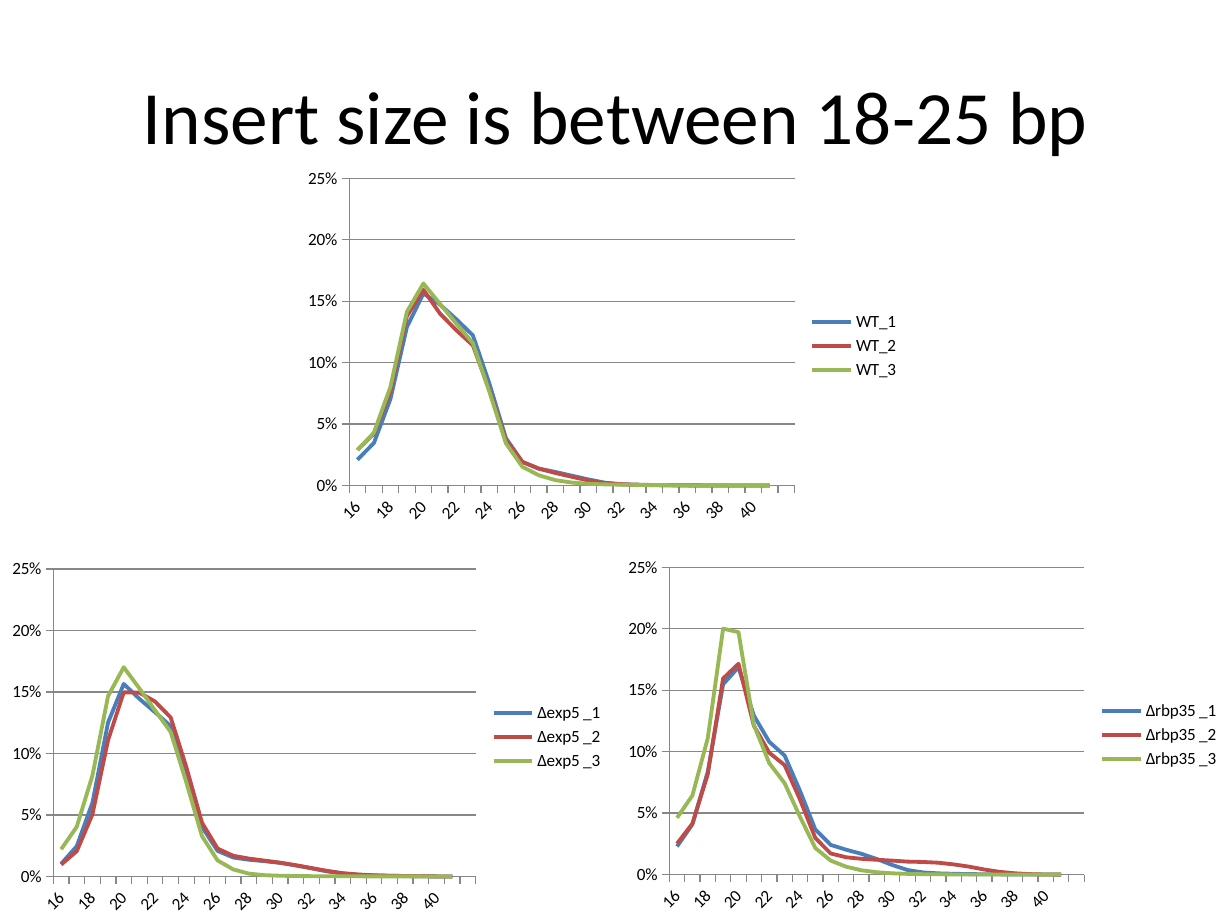
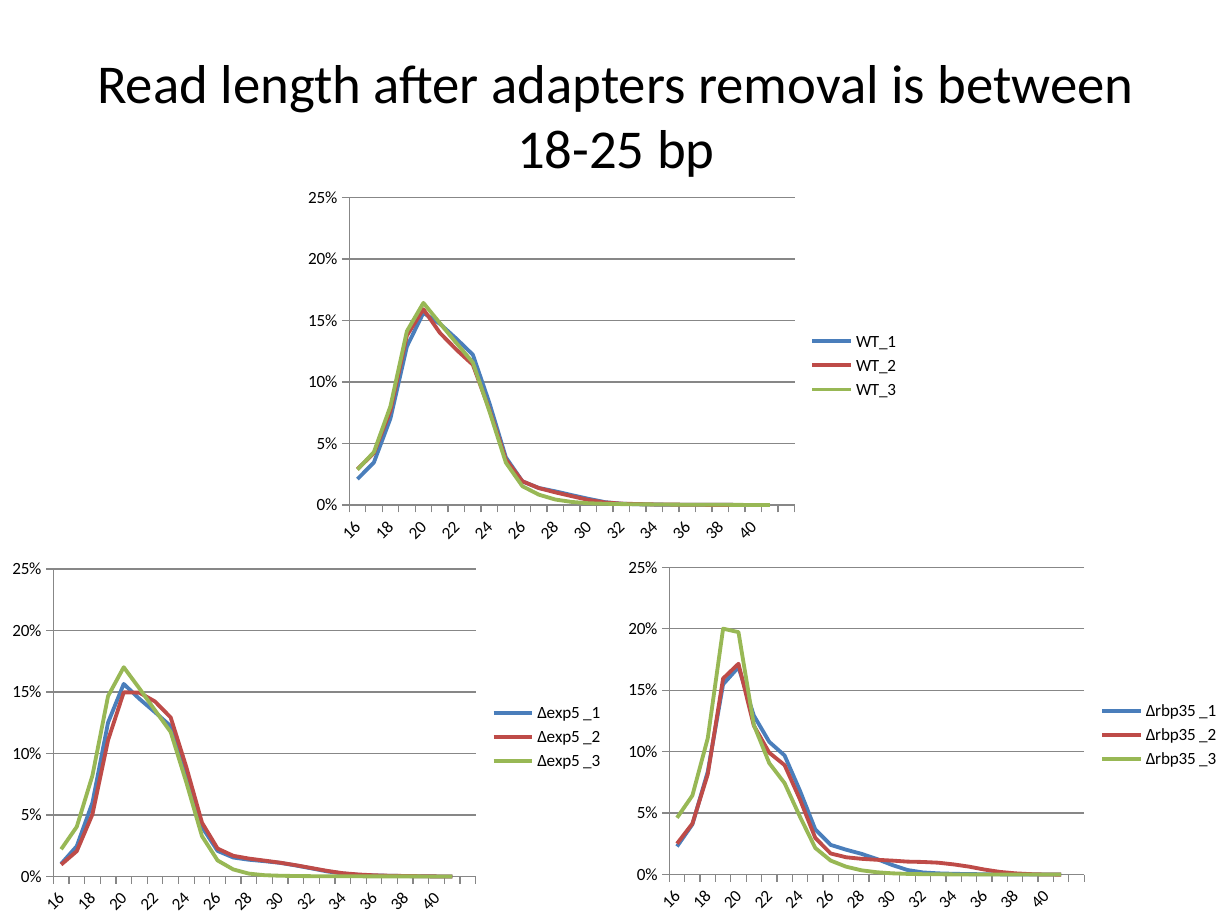
Before and after one commit to wilkinsonlab/m-oryzae-polya, a slide deck: slide 11 of doc/small/small_presentation.pptx (slide 12 before the commit). Drawn at 1232x924 pixels with LibreOffice and Linux fonts; fonts in the diff are those of the drawing. Boxes give left, top, right and bottom in pixels: in the first picture for what was removed or moved away, otherwise in the second. Text is boxed around its words. In the diff, an @@ line names an element or a change of style, - is before the commit and + after.

```diff
--- a/doc/small/small_presentation.pptx
+++ b/doc/small/small_presentation.pptx
@@ title at [97, 65, 1134, 177]: text changed; size 44 to 32 pt @@
-Insert size is between 18-25 bp
+Read length after adapters removal is between 18-25 bp
@@ line chart: place and size @@
-line chart at [296, 161, 912, 531]
+line chart at [296, 181, 912, 551]
```
Also in this commit, not shown: 1 other slide changed, 24 slides added, 1 slide removed, 3 other files.
